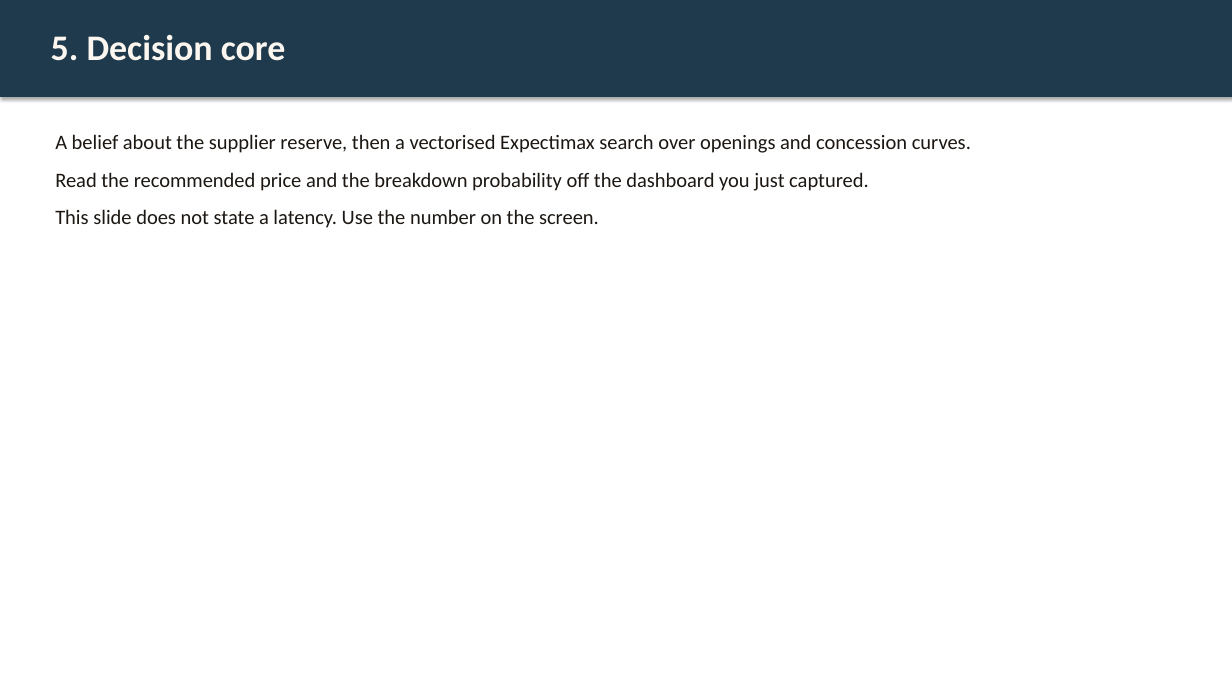
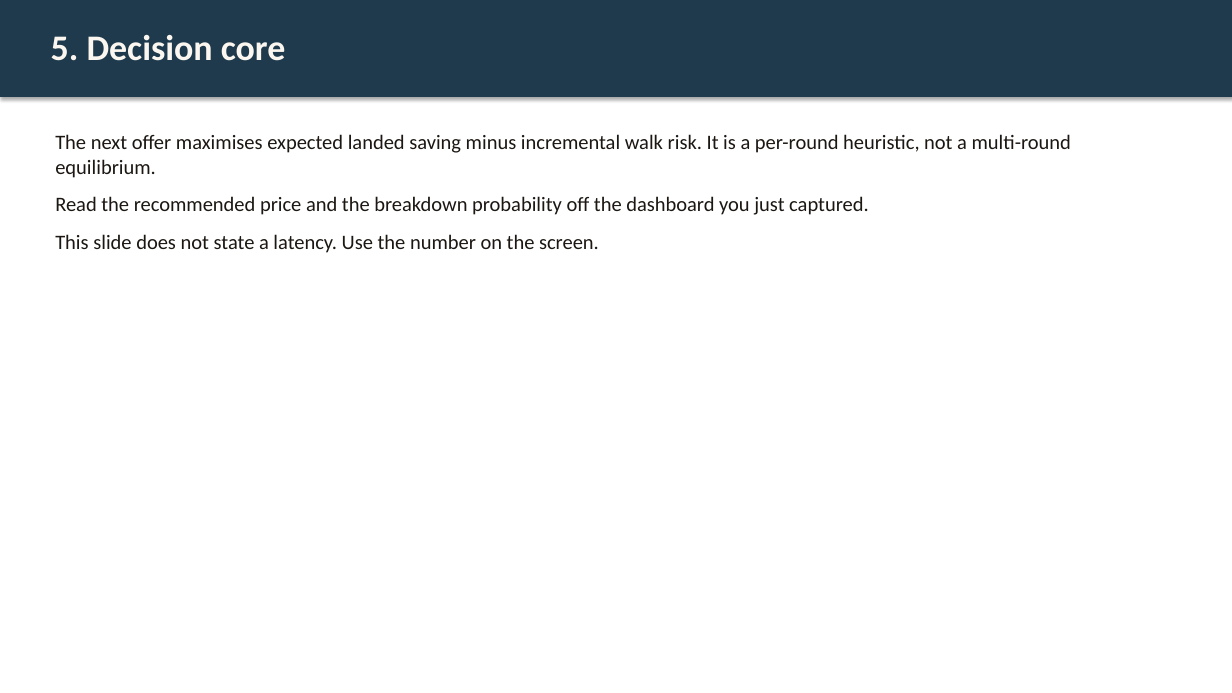
Before and after one commit to Fu93/tradeflow-ai, a slide deck: slide 5 of results/pitch.pptx. Drawn at 1232x693 pixels with LibreOffice and Linux fonts; fonts in the diff are those of the drawing. Boxes give left, top, right and bottom in pixels: in the first picture for what was removed or moved away, otherwise in the second. Text is boxed around its words. In the diff, an @@ line names an element or a change of style, - is before the commit and + after.

```diff
--- a/results/pitch.pptx
+++ b/results/pitch.pptx
@@ text at [55,134,1071,178]: text changed @@
-A belief about the supplier reserve, then a vectorised Expectimax search over openings and concession curves.
+The next offer maximises expected landed saving minus incremental walk risk. It is a per-round heuristic, not a multi-round equilibrium.
```
Also in this commit, not shown: 48 other files.
